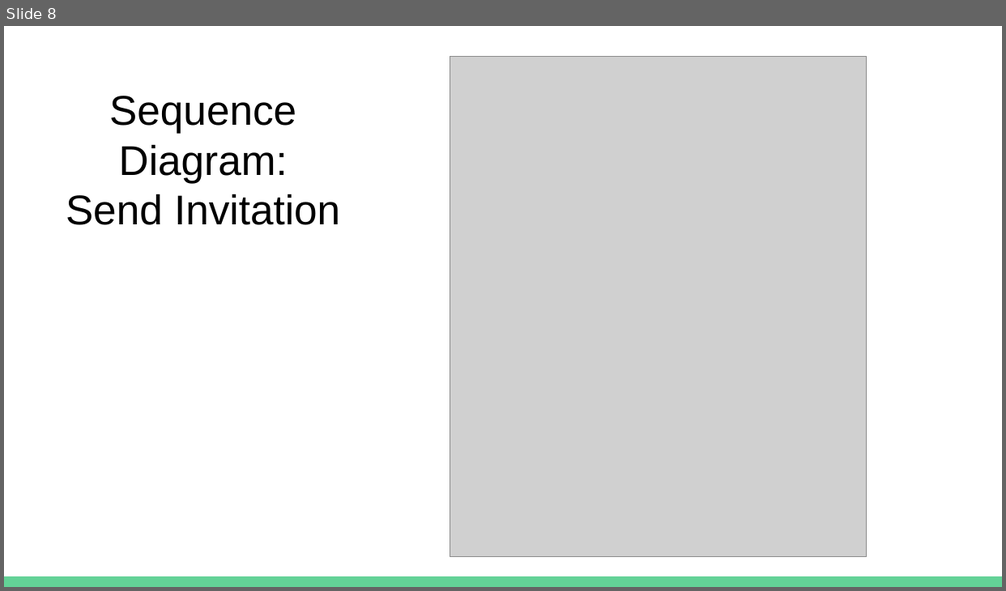
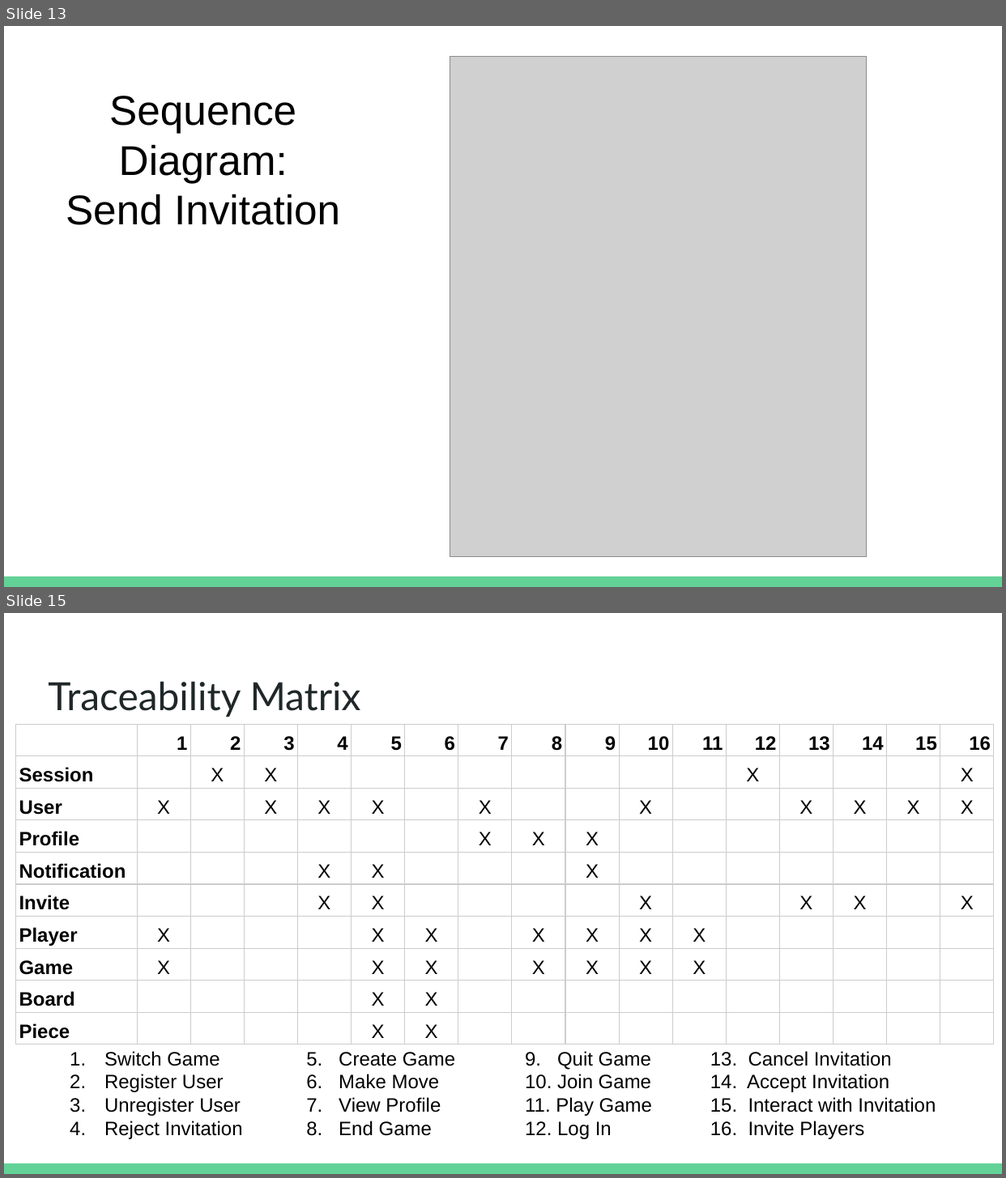
Before and after one commit to sswensen/Chad-An-Online-Chess-Variation, a slide deck: P3/IntelliJ4Life _P3.pptx. Shown one above the other, each under a label of ours: slide 8 before the commit, slides 13 and 15 after it; the slides between them are not shown. The pictures are 1006x591 and 1006x1178 pixels, drawn with LibreOffice and Linux fonts; fonts in the diff are those of the drawing; grey boxes stand for pictures. Boxes give left, top, right and bottom in pixels: in the first picture for what was removed or moved away, otherwise in the second. Text is boxed around its words. In the diff, an @@ line names an element or a change of style, - is before the commit and + after.

```diff
--- a/P3/IntelliJ4Life _P3.pptx
+++ b/P3/IntelliJ4Life _P3.pptx
@@ slide 15 added at box(4, 613, 1002, 1174), background #FFFFFF; not listed: 1 template element that a slide beside it also shows @@
@@ title added at box(48, 681, 361, 717), 28 pt, text #202729 @@
+Traceability Matrix
@@ table added at box(16, 724, 999, 1051), 10 rows, 17 columns @@
+ | 1 | 2 | 3 | 4 | 5 | 6 | 7 | 8 | 9 | 10 | 11 | 12 | 13 | 14 | 15 | 16
+Session |  | X | X |  |  |  |  |  |  |  |  | X |  |  |  | X
+User | X |  | X | X | X |  | X |  |  | X |  |  | X | X | X | X
+Profile |  |  |  |  |  |  | X | X | X |  |  |  |  |  |  | 
+Notification |  |  |  | X | X |  |  |  | X |  |  |  |  |  |  | 
+Invite |  |  |  | X | X |  |  |  |  | X |  |  | X | X |  | X
+Player | X |  |  |  | X | X |  | X | X | X | X |  |  |  |  | 
+Game | X |  |  |  | X | X |  | X | X | X | X |  |  |  |  | 
+Board |  |  |  |  | X | X |  |  |  |  |  |  |  |  |  | 
+Piece |  |  |  |  | X | X |  |  |  |  |  |  |  |  |  | 
@@ text added at box(104, 1051, 243, 1139), 14 pt, text #000000 @@
+1. Switch Game
+2. Register User
+3. Unregister User
+4. Reject Invitation
@@ text added at box(306, 1052, 455, 1136), 14 pt, text #000000 @@
+5. Create Game
+6. Make Move
+7. View Profile
+8. End Game
@@ text added at box(525, 1051, 652, 1139), 14 pt, text #000000 @@
+9. Quit Game
+10. Join Game
+11. Play Game
+12. Log In
@@ text added at box(710, 1051, 936, 1139), 14 pt, text #000000 @@
+13. Cancel Invitation
+14. Accept Invitation
+15. Interact with Invitation
+16. Invite Players
@@ what was slide 8 is now slide 13 @@
```
Also in this commit, not shown: 3 slides changed, 6 other slides added.
